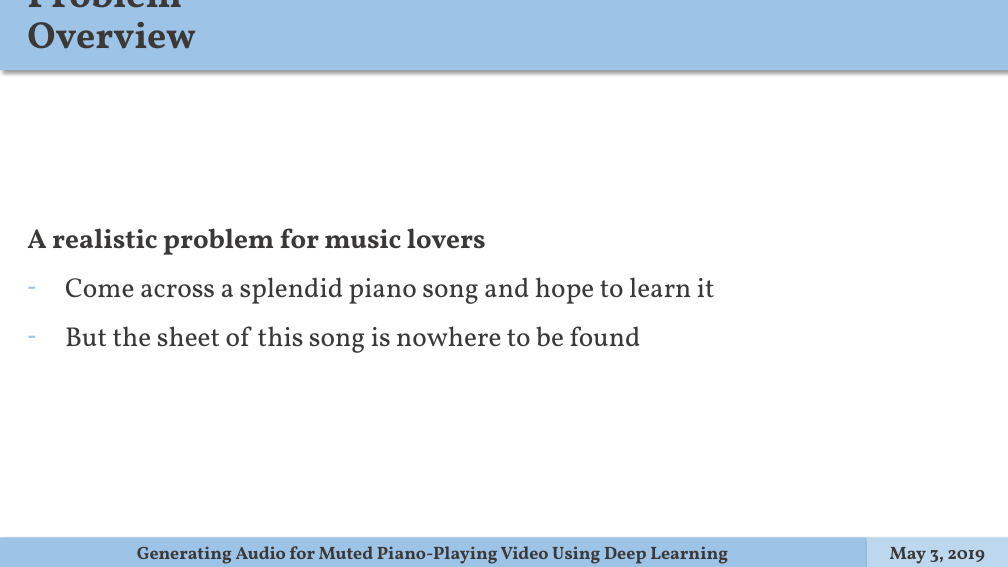
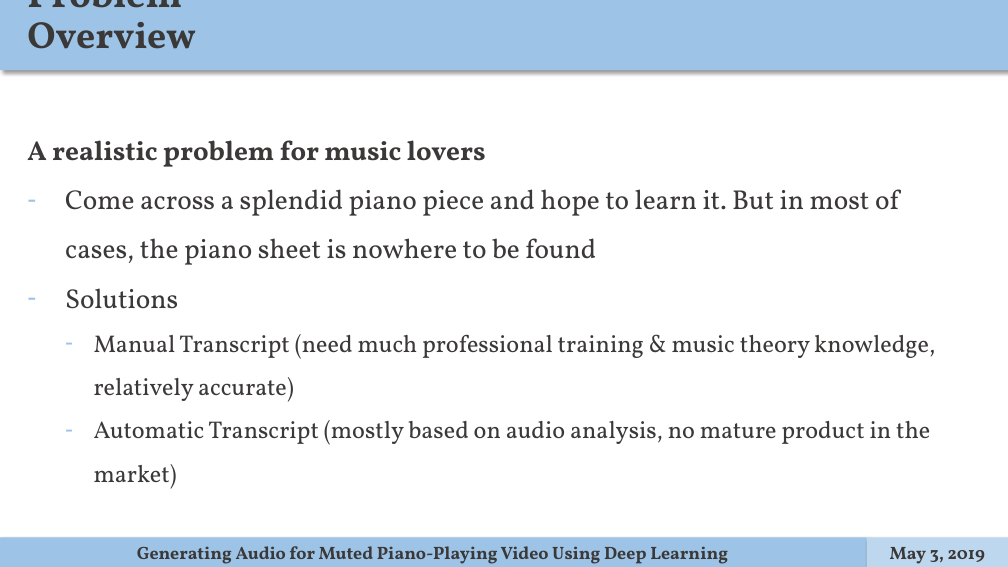
Before and after one commit to ppfish45/AI-Pianist, a slide deck: slide 2 of presentation_slides/slides.pptx. Drawn at 1008x567 pixels with LibreOffice and Linux fonts; fonts in the diff are those of the drawing. Boxes give left, top, right and bottom in pixels: in the first picture for what was removed or moved away, otherwise in the second. Text is boxed around its words. In the diff, an @@ line names an element or a change of style, - is before the commit and + after.

```diff
--- a/presentation_slides/slides.pptx
+++ b/presentation_slides/slides.pptx
@@ text at [65, 189, 935, 489]: text changed; size 26 to 23 pt @@
-– Come across a splendid piano song and hope to learn it
-– But the sheet of this song is nowhere to be found
+– Come across a splendid piano piece and hope to learn it. But in most of cases, the piano sheet is nowhere to be found
+– Solutions
+  – Manual Transcript (need much professional training & music theory knowledge, relatively accurate)
+  – Automatic Transcript (mostly based on audio analysis, no mature product in the market)
```
Also in this commit, not shown: 1 slide added.
